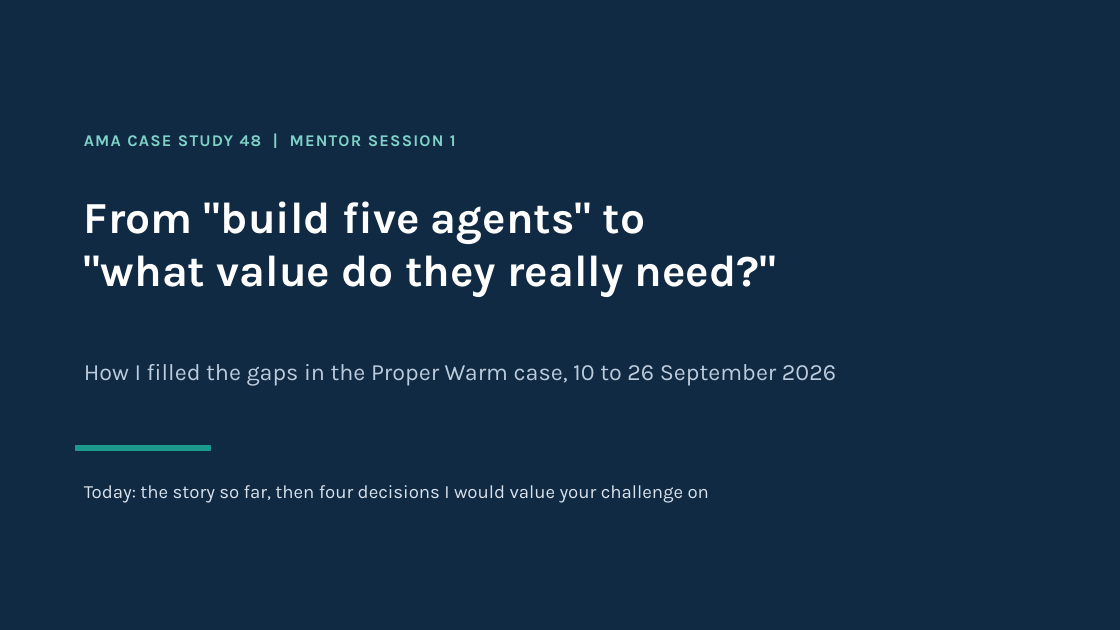
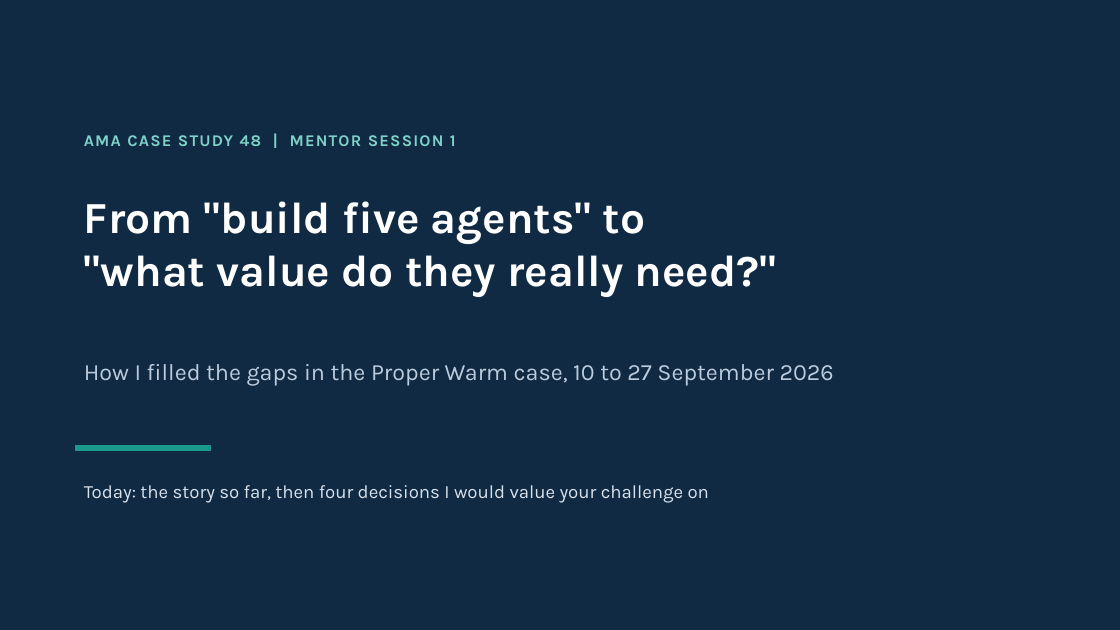
Before and after one commit to jmservera/ama, a slide deck: slide 1 of .copilot-tracking/ppt/2026-09-26/ama-mentor-progress-review/slide-deck/ama-mentor-progress-review.pptx. Drawn at 1120x630 pixels with LibreOffice and Linux fonts; fonts in the diff are those of the drawing. Boxes give left, top, right and bottom in pixels: in the first picture for what was removed or moved away, otherwise in the second. Text is boxed around its words. In the diff, an @@ line names an element or a change of style, - is before the commit and + after.

Commit message:
feat: update documentation and codebase for agent what-if study and mentor deck
- Enhanced .gitignore to exclude Python cache files.
- Revised case study addendum to clarify findings from the what-if session on 2026-09-27, emphasizing the unchanged headline verdict and expanded regulatory references.
- Updated the AMA mentor progress review presentation to include additional slides and insights from the latest review.
- Improved README with updated links and descriptions for research documents, reflecting recent changes in the agent what-if study.
- Documented findings from the post-merge review of the agent what-if study, including corrections to regulatory citations and clarifications on role agent responses.
- Added reconciliation section in the agent what-if study to align with the current proposal and clarify terminology.
- Adjusted various scenario verdicts and stop criteria to reflect updated regulatory requirements and ensure compliance with UK GDPR Articles 22A to 22C.

```diff
--- a/.copilot-tracking/ppt/2026-09-26/ama-mentor-progress-review/slide-deck/ama-mentor-progress-review.pptx
+++ b/.copilot-tracking/ppt/2026-09-26/ama-mentor-progress-review/slide-deck/ama-mentor-progress-review.pptx
@@ text at [84,364,834,385]: text changed @@
-How I filled the gaps in the Proper Warm case, 10 to 26 September 2026
+How I filled the gaps in the Proper Warm case, 10 to 27 September 2026
```
Also in this commit, not shown: 3 other slides changed, 1 slide added, 46 other files.
